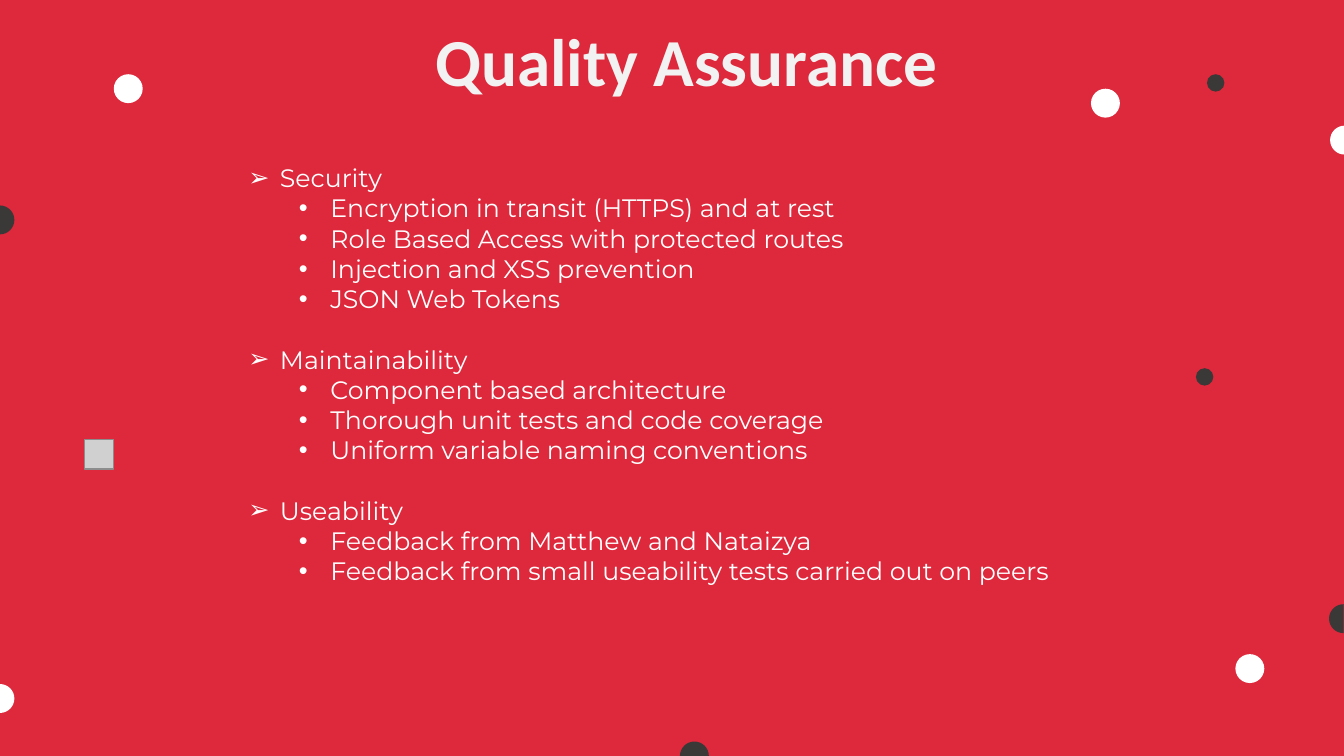
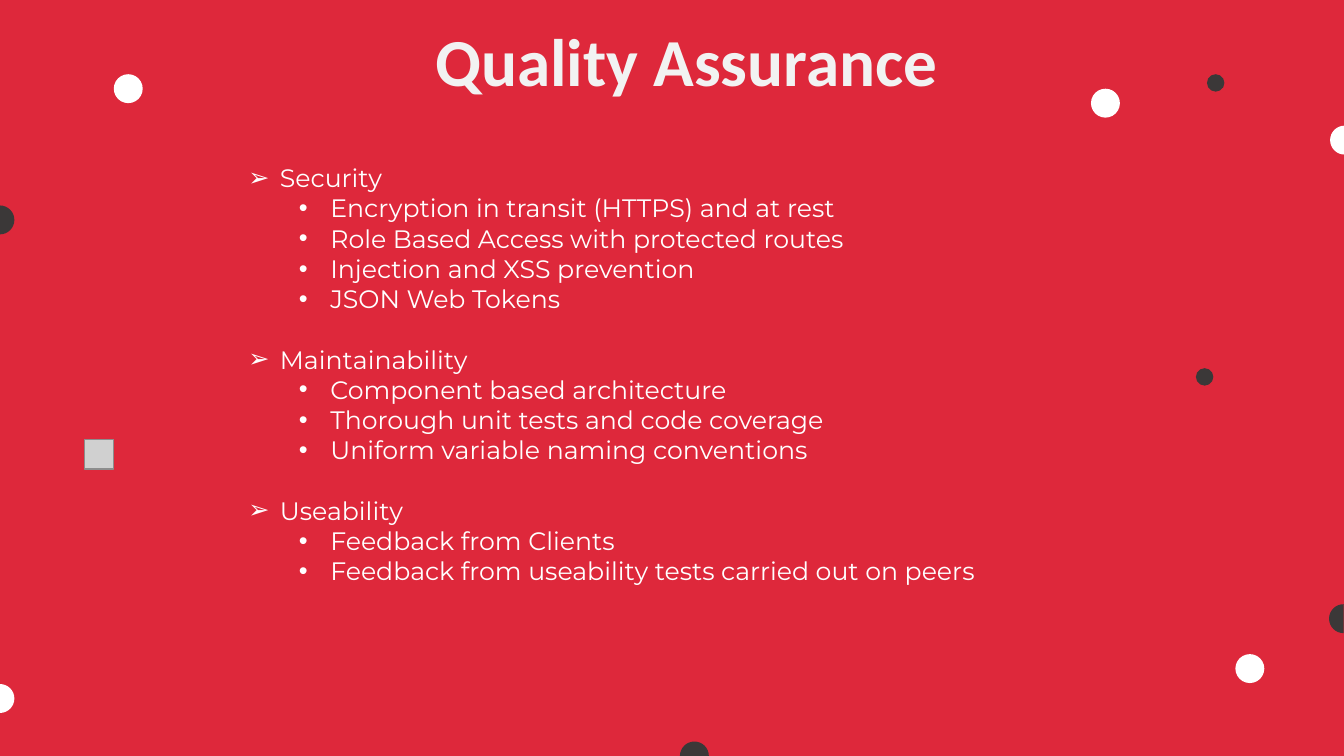
Before and after one commit to COS301-SE-2023/Pronto, a slide deck: slide 9 of Documentation/Demo 4 documents/Demo 4 Slideshow.pptx. Drawn at 1344x756 pixels with LibreOffice and Linux fonts; fonts in the diff are those of the drawing; grey boxes stand for pictures; background and template pictures are left out. Boxes give left, top, right and bottom in pixels: in the first picture for what was removed or moved away, otherwise in the second. Text is boxed around its words. In the diff, an @@ line names an element or a change of style, - is before the commit and + after.

```diff
--- a/Documentation/Demo 4 documents/Demo 4 Slideshow.pptx
+++ b/Documentation/Demo 4 documents/Demo 4 Slideshow.pptx
@@ text at <box>330,531,975,585</box>: text changed @@
-  • Feedback from Matthew and Nataizya
-  • Feedback from small useability tests carried out on peers
+  • Feedback from Clients
+  • Feedback from useability tests carried out on peers
```
Also in this commit, not shown: 3 other slides changed.
